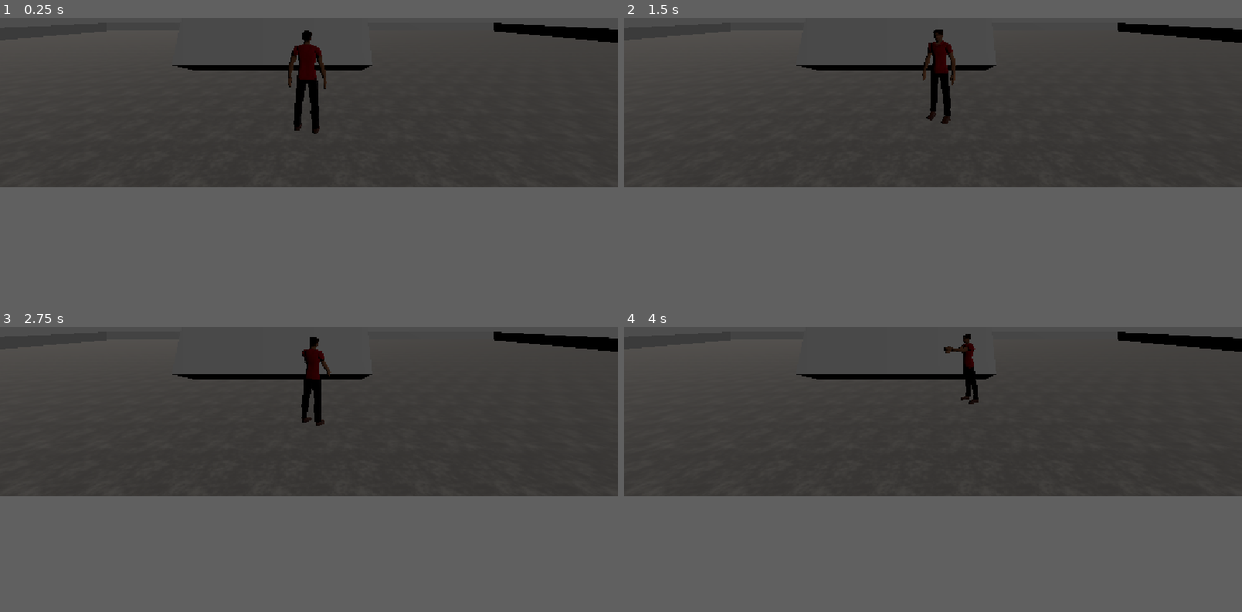
Above: before the commit, frames 1-4 (two rows, left to right).
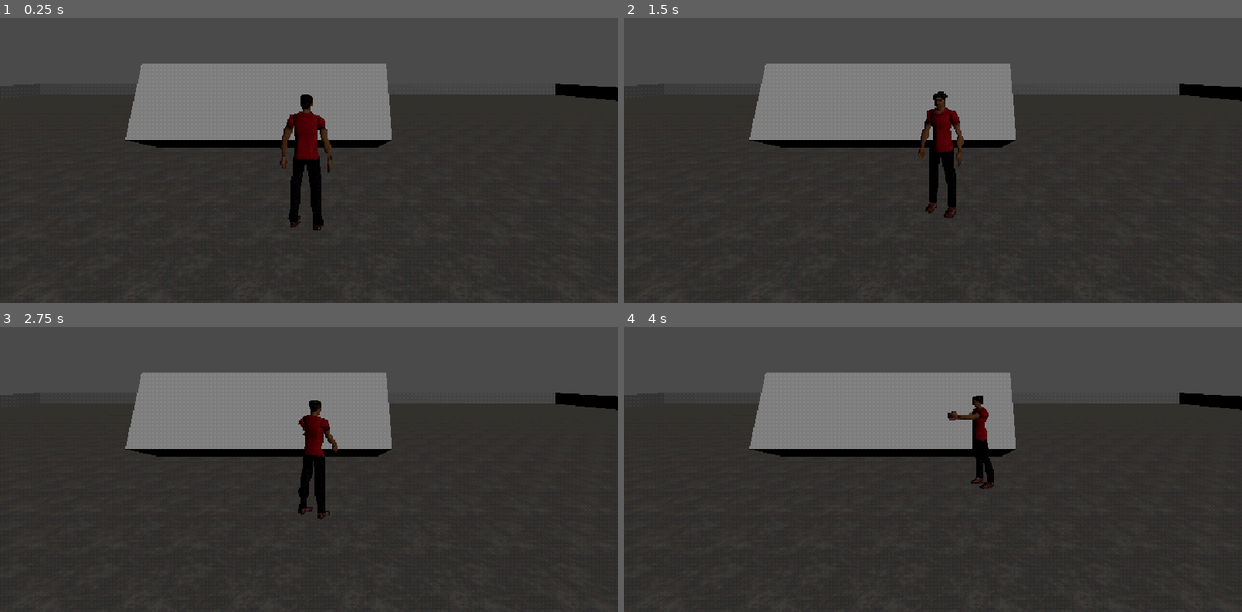
Above: after the commit, the same moments.

Repository: tommy-reid/resi_game
Game: Godot game, scene res://scenes/crashed_car.tscn
Two runs of this game, one before a commit and one after it. Both use one fixed random seed, a clock stepped at 60 frames per second and the inputs below.
Inputs:
- Up to frame 1 (0.25 s): no input
- Up to frame 2 (1.5 s): tap Enter at 0.5 s; hold D (turn_right) 0.53-1.28 s; tap Q (quick_turn) at 0.6 s; hold S (move_backward) from 1.28 s (still down); tap Shift (run) at 1.35 s
- Up to frame 3 (2.75 s): release S (move_backward) at 2.03 s; hold D (turn_right) from 2.03 s (still down); tap Q (quick_turn) at 2.1 s
- Up to frame 4 (4 s): release D (turn_right) at 2.78 s; hold W (move_forward) 2.78-3.53 s; tap Shift (run) at 2.85 s; hold A (turn_left) from 3.53 s (still down); tap Q (quick_turn) at 3.6 s
In our replay, the window is 800x450 before the commit and 800x600 after it. These sizes can differ from the game's own. Grey fills any space a smaller window leaves; there, only what the larger window draws over its background counts as a difference.

The runs differ from the first frame. In frame 1, 15% of the frame differs, in the area x 0-100%, y 1-75%; in frame 2, 15%; in frame 3, 14%; in frame 4, 14%.

Commit message:
setup dithering and vector wobbling

Diff:
--- /dev/null
+++ b/assets/shaders/psx_models.gdshader
@@ -0,0 +1,35 @@
+shader_type spatial;
+render_mode blend_mix,
+	cull_back,
+	depth_prepass_alpha,
+	shadows_disabled,
+	specular_disabled,
+	vertex_lighting;
+
+uniform sampler2D albedo_textrue: source_color, filter_nearest;
+uniform vec2 texture_tile = vec2(1,1);
+
+
+uniform bool snap_enabled = true;
+uniform float snap_resolution : hint_range(60.0, 480.0, 1.0) = 148.0;
+
+void vertex() {
+	// Called for every vertex the material is visible on.
+	vec4 view_space_pos = MODELVIEW_MATRIX * vec4(VERTEX, 1.0);
+	vec4 clip_space_pos = PROJECTION_MATRIX * view_space_pos;
+
+	if(snap_enabled) {
+		vec2 ndc = clip_space_pos.xy / clip_space_pos.w;
+		ndc = round(ndc * snap_resolution) / snap_resolution;
+		clip_space_pos.xy = ndc * clip_space_pos.w;
+	}
+
+	POSITION = clip_space_pos;
+}
+
+void fragment() {
+	// Called for every pixel the material is visible on.
+	vec4 albedo = texture(albedo_textrue, UV * texture_tile);
+	ALBEDO = albedo.rgb;
+	ALPHA = albedo.a;
+}
--- /dev/null
+++ b/assets/shaders/psx_post_process.gdshader
@@ -0,0 +1,25 @@
+shader_type canvas_item;
+
+uniform sampler2D screen_texture: hint_screen_texture, repeat_disable, filter_nearest;
+
+const float psx_dither[16] = float[16](
+	-4.0, 0.0, -3.0, 1.0,
+	2.0, -2.0, 3.0, -1.0,
+	-3.0, 1.0, -4.0, 0.0,
+	3.0, -1.0, 2.0, -2.0
+);
+
+void fragment() {
+	// Called for every pixel the material is visible on.
+	vec3 screen_colour = texture(screen_texture, UV).rgb;
+
+	int x = int(FRAGCOORD.x) % 4;
+	int y = int(FRAGCOORD.y) % 4;
+	int index = y * 4 * x;
+
+	float dither_offest = (psx_dither[index] / 8.0);
+
+	vec3 quantized_colour = floor((screen_colour * 255.0) / 8.0 + dither_offest) / 31.0;
+
+	COLOR = vec4(quantized_colour, 1);
+}
--- /dev/null
+++ b/assets/shaders/psx_post_process.tscn
@@ -0,0 +1,16 @@
+[gd_scene format=3 uid="uid://c5dox5ucbhp1e"]
+
+[ext_resource type="Shader" uid="uid://d11kba7evco5q" path="res://assets/shaders/psx_post_process.gdshader" id="1_72snx"]
+
+[sub_resource type="ShaderMaterial" id="ShaderMaterial_p3owy"]
+shader = ExtResource("1_72snx")
+
+[node name="PsxPostProcess" type="CanvasLayer" unique_id=2144235555]
+
+[node name="ColorRect" type="ColorRect" parent="." unique_id=1173982772]
+material = SubResource("ShaderMaterial_p3owy")
+anchors_preset = 15
+anchor_right = 1.0
+anchor_bottom = 1.0
+grow_horizontal = 2
+grow_vertical = 2
--- a/entities/player/player.tscn
+++ b/entities/player/player.tscn
@@ -1,7 +1,57 @@
 [gd_scene format=3 uid="uid://dm5bm18v228xh"]
 
-[ext_resource type="Script" uid="uid://ck5aqx4muwgyh" path="res://entities/player/stephen_player.gd" id="1_abrql"]
+[ext_resource type="Script" uid="uid://cmyb0wl31fj67" path="res://entities/player/stephen_player.gd" id="1_abrql"]
 [ext_resource type="PackedScene" uid="uid://cnb2xwbbbkrat" path="res://assets/models/player/MaleCharacter.glb" id="2_gmlin"]
+[ext_resource type="Shader" uid="uid://chnjaa2h3jl7t" path="res://assets/shaders/psx_models.gdshader" id="3_bls4j"]
+[ext_resource type="Texture2D" uid="uid://dk1v8j66n6n0e" path="res://assets/models/player/MaleCharacter_MaleCharacter_Texture.png" id="4_fkugw"]
+
+[sub_resource type="ShaderMaterial" id="ShaderMaterial_26q78"]
+render_priority = 0
+shader = ExtResource("3_bls4j")
+shader_parameter/albedo_textrue = ExtResource("4_fkugw")
+shader_parameter/texture_tile = Vector2(1, 1)
+shader_parameter/snap_enabled = true
+shader_parameter/snap_resolution = 148.0
+
+[sub_resource type="ShaderMaterial" id="ShaderMaterial_qiwj3"]
+render_priority = 0
+shader = ExtResource("3_bls4j")
+shader_parameter/albedo_textrue = ExtResource("4_fkugw")
+shader_parameter/texture_tile = Vector2(1, 1)
+shader_parameter/snap_enabled = true
+shader_parameter/snap_resolution = 148.0
+
+[sub_resource type="ShaderMaterial" id="ShaderMaterial_8fjmc"]
+render_priority = 0
+shader = ExtResource("3_bls4j")
+shader_parameter/albedo_textrue = ExtResource("4_fkugw")
+shader_parameter/texture_tile = Vector2(1, 1)
+shader_parameter/snap_enabled = true
+shader_parameter/snap_resolution = 148.0
+
+[sub_resource type="ShaderMaterial" id="ShaderMaterial_fkugw"]
+render_priority = 0
+shader = ExtResource("3_bls4j")
+shader_parameter/albedo_textrue = ExtResource("4_fkugw")
+shader_parameter/texture_tile = Vector2(1, 1)
+shader_parameter/snap_enabled = true
+shader_parameter/snap_resolution = 148.0
+
+[sub_resource type="ShaderMaterial" id="ShaderMaterial_bls4j"]
+render_priority = 0
+shader = ExtResource("3_bls4j")
+shader_parameter/albedo_textrue = ExtResource("4_fkugw")
+shader_parameter/texture_tile = Vector2(1, 1)
+shader_parameter/snap_enabled = true
+shader_parameter/snap_resolution = 148.0
+
+[sub_resource type="ShaderMaterial" id="ShaderMaterial_abrql"]
+render_priority = 0
+shader = ExtResource("3_bls4j")
+shader_parameter/albedo_textrue = ExtResource("4_fkugw")
+shader_parameter/texture_tile = Vector2(1, 1)
+shader_parameter/snap_enabled = true
+shader_parameter/snap_resolution = 148.0
 
 [sub_resource type="CapsuleShape3D" id="CapsuleShape3D_eae6q"]
 radius = 0.26757813
@@ -1149,7 +1199,7 @@
 [node name="MaleCharacter" parent="." unique_id=883231239 instance=ExtResource("2_gmlin")]
 transform = Transform3D(-0.9834127, 0, 0.18138221, 0, 1, 0, -0.18138221, 0, -0.9834127, -0.03191924, 0.07382727, 0.12418771)
 
-[node name="Skeleton3D" parent="MaleCharacter/rig" parent_id_path=PackedInt32Array(883231239, 991027547) index="0" unique_id=690867088]
+[node name="Skeleton3D" parent="MaleCharacter/rig" parent_id_path=PackedInt32Array(883231239, 851752966) index="0" unique_id=148584462]
 bones/6/position = Vector3(-0.0004237402, 0.17715415, -0.014583822)
 bones/6/rotation = Quaternion(-0.39578265, 0.6255665, -0.39808586, 0.54180294)
 bones/6/scale = Vector3(1.0000017, 1.0000023, 1.0000024)
@@ -1172,8 +1222,27 @@
 bones/22/scale = Vector3(1.000001, 0.9999998, 1.0000001)
 bones/23/rotation = Quaternion(-0.02235833, -0.0077429493, -0.017427476, 0.9995681)
 
+[node name="Arm_Left" parent="MaleCharacter/rig/Skeleton3D" index="0" unique_id=612152844]
+material_override = SubResource("ShaderMaterial_26q78")
+
+[node name="Arm_Right" parent="MaleCharacter/rig/Skeleton3D" index="1" unique_id=797417744]
+material_override = SubResource("ShaderMaterial_qiwj3")
+
+[node name="Body" parent="MaleCharacter/rig/Skeleton3D" index="2" unique_id=1189450948]
+material_override = SubResource("ShaderMaterial_8fjmc")
+
+[node name="Boots" parent="MaleCharacter/rig/Skeleton3D" index="3" unique_id=256841494]
+material_override = SubResource("ShaderMaterial_fkugw")
+
+[node name="Boots_001" parent="MaleCharacter/rig/Skeleton3D" index="4" unique_id=1363611758]
+material_override = SubResource("ShaderMaterial_bls4j")
+
+[node name="Head" parent="MaleCharacter/rig/Skeleton3D" index="5" unique_id=1644692373]
+material_override = SubResource("ShaderMaterial_abrql")
+
 [node name="CollisionShape3D" type="CollisionShape3D" parent="." unique_id=1176464681]
 transform = Transform3D(1, 0, 0, 0, 1, 0, 0, 0, 1, 0.12942272, 0.83230126, 0.23726529)
+visible = false
 shape = SubResource("CapsuleShape3D_eae6q")
 
 [node name="AnimationPlayer" type="AnimationPlayer" parent="." unique_id=2112171388]
--- a/project.godot
+++ b/project.godot
@@ -17,8 +17,12 @@
 
 [display]
 
-window/stretch/mode="canvas_items"
-window/stretch/aspect="expand"
+window/size/viewport_width=640
+window/size/viewport_height=480
+window/size/window_width_override=1920
+window/size/window_height_override=1080
+window/stretch/mode="viewport"
+window/stretch/aspect="keep_height"
 
 [global_group]
 
@@ -68,4 +72,8 @@
 
 [rendering]
 
+textures/canvas_textures/default_texture_filter=0
 rendering_device/driver.windows="d3d12"
+shading/overrides/force_vertex_shading=true
+2d/snap/snap_2d_transforms_to_pixel=true
+2d/snap/snap_2d_vertices_to_pixel=true
--- a/scenes/crashed_car.tscn
+++ b/scenes/crashed_car.tscn
@@ -2,7 +2,9 @@
 
 [ext_resource type="Texture2D" uid="uid://gxw56ffkpmf8" path="res://assets/textures/O5GLMQ0.jpg" id="1_0vgxq"]
 [ext_resource type="PackedScene" uid="uid://dm5bm18v228xh" path="res://entities/player/player.tscn" id="2_hq1pd"]
+[ext_resource type="Shader" uid="uid://qyecyqnsow3p" path="res://assets/shaders/psx_models.gdshader" id="3_f4vqn"]
 [ext_resource type="PackedScene" uid="uid://dqw6o3r8p4uxj" path="res://entities/camera/camera.tscn" id="3_nwuim"]
+[ext_resource type="PackedScene" uid="uid://c5dox5ucbhp1e" path="res://assets/shaders/psx_post_process.tscn" id="4_hq1pd"]
 
 [sub_resource type="BoxShape3D" id="BoxShape3D_0vgxq"]
 
@@ -18,6 +20,10 @@
 [sub_resource type="BoxMesh" id="BoxMesh_p3owy"]
 material = SubResource("StandardMaterial3D_y32jy")
 size = Vector3(0.68, 1, 0.39999998)
+
+[sub_resource type="ShaderMaterial" id="ShaderMaterial_72snx"]
+render_priority = 0
+shader = ExtResource("3_f4vqn")
 
 [node name="Main" type="Node3D" unique_id=1400231522]
 
@@ -96,6 +102,7 @@
 [node name="Car" type="CSGBox3D" parent="Map" unique_id=512793099]
 transform = Transform3D(5.9519997, 0, 0, 0, 1.7495451, 1.0520271, 0, -0.63678247, 2.8904216, -1.1000001, 0.9000001, -4.4)
 use_collision = true
+material = SubResource("ShaderMaterial_72snx")
 
 [node name="Walls" type="CSGCombiner3D" parent="Map" unique_id=1081791270]
 transform = Transform3D(8.58, 0, 0, 0, 1, 0, 0, 0, 0.099999964, 0.05000019, 0.5, -41.3)
@@ -124,6 +131,8 @@
 light_color = Color(0.5609549, 0.5609549, 0.5609549, 1)
 sky_mode = 1
 
+[node name="CanvasLayer" parent="." unique_id=2144235555 instance=ExtResource("4_hq1pd")]
+
 [editable path="Camera/CarOutwardLeft"]
 [editable path="Camera/CarOutwardBack"]
 [editable path="Camera/CarLeft"]
